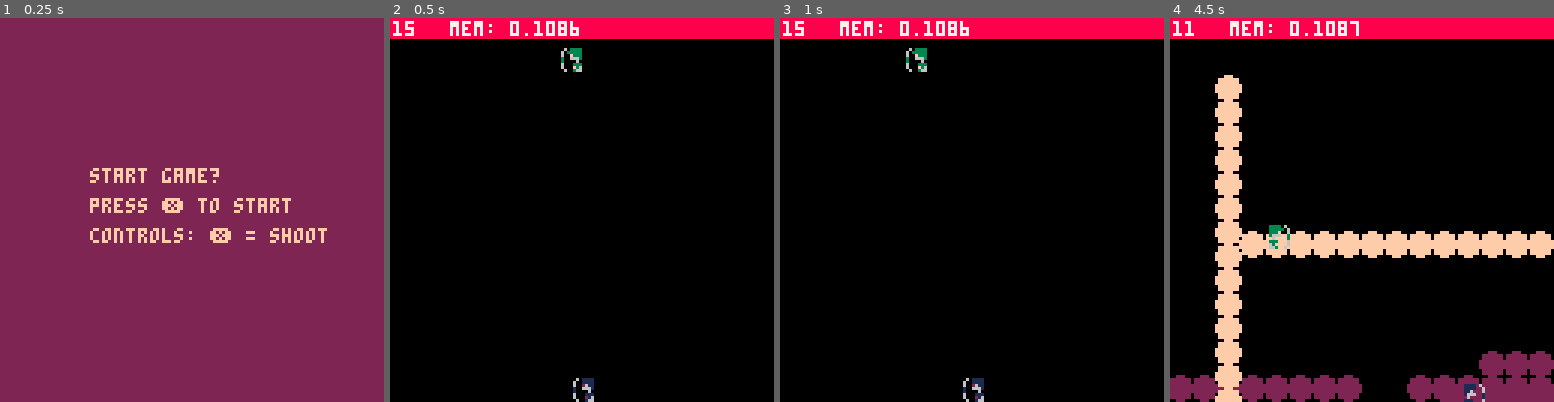
Above: before the commit, frames 1-4 (left to right).
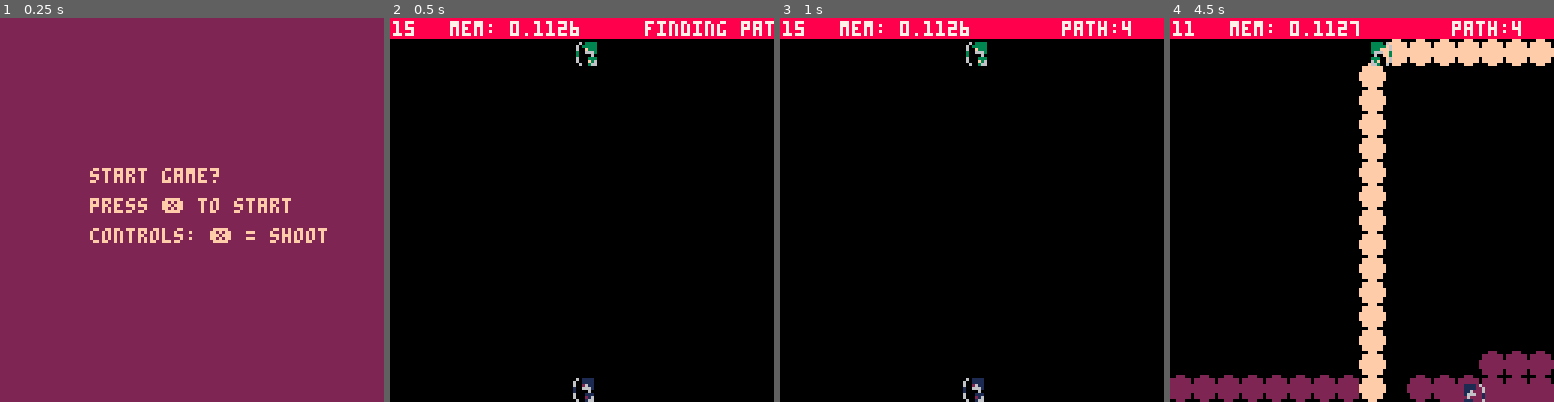
Above: after the commit, the same moments.

Repository: marcianoviereck/picogames
Game: PICO-8 cartridge pongpaint.p8
Same seed, same stepped clock (60 frames per second), same inputs: the game is played once before the commit and once after it.
Inputs:
- Up to frame 1 (0.25 s): no input
- Up to frame 2 (0.5 s): tap X (X key) at 0.33 s
- Up to frame 3 (1 s): no input
- Up to frame 4 (4.5 s): tap X (X key) at 1.07, 1.85, 2.97, 4.08 s; hold Right 1.6-2.1 s; hold Up 2.15-2.42 s; hold Right 2.47-3.03 s; hold Left 3.08-3.58 s; hold Down 3.63-3.97 s; hold Right from 4.02 s (still down)

Frame 1 is identical in both runs. In frame 2, 1.0% of the frame differs, in the area x 40-100%, y 0-15%; in frame 3, 0.8%; in frame 4, 17%, in the area x 11-100%, y 0-100%.

Commit message:
wip, pathing

Diff:
--- a/pongpaint.p8
+++ b/pongpaint.p8
@@ -1,6 +1,7 @@
 pico-8 cartridge // http://www.pico-8.com
 version 42
 __lua__
+--general functions --
 function _update()
 	if game_state == "playing" then
 		if time_left > 0 then
@@ -116,6 +117,7 @@
 	end
 end
 -->8
+-- game state and init --
 game_state = "menu" -- can be: menu, playing, game_over --
 
 	-- max mem = 2048 -- !
@@ -130,6 +132,18 @@
 	tile_size=4
 	shoot_cooldown_frames = 5
 	enemy_shoot_cooldown_frames = 50
+
+	arrows={}
+	ball = {
+		x = 62,
+		y = 62,
+		dx = 1,
+		dy = 1,
+		c = 0
+	}
+	level_tiles = {}
+	level_sprites = {}
+	build_level()
 
 	player = {
 		x = 63,
@@ -144,8 +158,8 @@
 		speed = 1
 	}
 	enemy={
-		x = 63,
-		y = 10,
+		x = 64,
+		y = 8,
 		direction = 0,
 		base_spr_index = 16,
 		current_animation=nil,
@@ -153,20 +167,18 @@
 		drawcolor = 3,
 		dead = false,
 		dead_timer = 100,
-		speed = 1
+		speed = 1,
+		actions = {
+			searching = true,
+			finding_path = false,
+			path = {},
+			state = "initial", -- painting, walking, shooting --
+			current_tile = level_tiles["16:2"],
+			target_tile = {}
+		}
 	}
 	characters = {enemy, player}
-	arrows={}
-	ball = {
-		x = 62,
-		y = 62,
-		dx = 1,
-		dy = 1,
-		c = 0
-	}
-	level_tiles = {}
-	level_sprites = {}
-	build_level()
+
 end
 
 function build_level()
@@ -197,7 +209,7 @@
 					character.x < level_tile.x + 8 and
 					character.y > level_tile.y and
 					character.y < level_tile.y + 8 then
-						--character_hit(enemy)
+						character_hit(enemy)
 				end
 			end
 		end
@@ -318,6 +330,7 @@
 end
 
 -->8
+-- arrow code --
 function shoot_arrow(character)
 	local dx = 0
  local dy = 0
@@ -356,9 +369,11 @@
 end
 
 function character_hit(character_hit)
-	character_hit.dead = true
-	sfx(3)
-	-- idea: blow character up and splash paint --
+	if not character_hit.dead then
+		character_hit.dead = true
+		sfx(3)
+		-- idea: blow character up and splash paint --
+		end
 end
 
 function draw_arrows()
@@ -403,25 +418,46 @@
 	end
 end
 -->8
-level_objs={
-	{
-		walls={
-			{
-				x = 10,
-				y = 10
-			},
-			{
-				x = 20,
-				y = 20
-			}
-		}
-	}
-}
+-- level objects --
+walls={}
+walls["10:10"] = 1
+walls["20:20"] = 1
+walls["30:30"] = 1
 -->8
+-- enemy code --
 function update_enemy()
 	if enemy.dead then
 		return
 	end
+
+	if enemy.actions.searching then
+	 local randomx = ceil(rnd(32) + 1)
+	 local randomy = ceil(rnd(32) + 1)
+
+	 local target_tile = level_tiles[randomx..":"..randomy]
+	 enemy.actions.path = {}
+	 enemy.actions.target_tile = target_tile
+	 enemy.actions.searching = false
+	 enemy.actions.finding_path = true
+	elseif enemy.actions.finding_path then
+		local current = enemy.actions.current_tile
+	 find_path(enemy.actions.target_tile)
+	end
+
+	if enemy.actions.state == "walking" then
+		local path = enemy.actions.target_tile_path
+		local tile = enemy.actions.target_tile
+		if path and #path > 1 then
+			walk_to_path(path, "following_path")
+		elseif enemy.actions.target_tile then
+			walk_to(tile, "searching")
+		else
+			enemy.actions.state = "searching"
+		end
+	elseif enemy.actions.state == "painting" then
+	elseif enemy.actions.state == "shooting" then
+	end
+
  enemy_shoot_cooldown_frames -= 1
  if enemy_shoot_cooldown_frames <= 0 then
  	enemy_shoot_cooldown_frames = rnd(40) + 40
@@ -433,32 +469,90 @@
  	enemy.direction = dir_to_player
  	shoot_arrow(enemy)
  end
-
- local speed = enemy.speed
-
-	if enemy.direction == 0 then
-		enemy.x -= speed
-	elseif enemy.direction == 2 then
-		enemy.x += speed
-	elseif enemy.direction == 1 then
-		enemy.y -= speed
-	elseif enemy.direction == 3 then
-		enemy.y += speed
-	end
-
-	if enemy.x < 2 then
-		enemy.x += speed
-		enemy.direction = 2
-	elseif enemy.x > 120 then
-		enemy.x -= speed
-		enemy.direction = 0
-	elseif enemy.y < 2 then
-		enemy.y += speed
-		enemy.direction = 3
-	elseif enemy.y > 120 then
-		enemy.y -= speed
-		enemy.direction = 1
-	end
+end
+
+function walk_to_path(path)
+ local first = path[1]
+ walk_to(first, "")
+
+end
+
+function walk_to(tile, state_on_finish)
+	local dist_x = tile.x - enemy.x
+	local dist_y = tile.y - enemy.y
+	local dist = calc_distance(dist_x, dist_y)
+	local speed = enemy.speed
+	local move_amount = 0
+
+	if abs(dist) > speed then
+		if dist_x > speed then
+			enemy.x += enemy.speed
+			move_amount += enemy.speed
+		elseif dist_x < speed then
+			enemy.x -= enemy.speed
+		 move_amount += enemy.speed
+		end
+
+		if dist_y > speed then
+			enemy.y += enemy.speed
+			move_amount += enemy.speed
+		elseif dist_y < speed then
+			enemy.y -= enemy.speed
+			move_amount += enemy.speed
+		end
+
+		-- temp .. --
+		if dist < 1.6 then
+			-- done --
+			enemy.actions.state = state_on_finish
+		end
+	end
+end
+
+function find_path(target_tile)
+	debug_text = "finding path.."..#enemy.actions.path
+	local current_tile = enemy.actions.current_tile
+	local closest_tile = closest_neighbour(current_tile, target_tile)
+	if closest_tile == target_tile then
+		-- done --
+		enemy.actions.finding_path = false
+	 debug_text = "path:"..#enemy.actions.path..""
+
+	else
+		add(enemy.actions.path, closest_tile)
+		--debug_text = closest_tile.x..":"..closest_tile.y
+		enemy.actions.current_tile = closest_tile
+	end
+end
+
+function closest_neighbour(current_tile, target_tile)
+	local closest_dist = 999
+	local closest_tile = target_tile
+
+	local current_tile_x = ceil(current_tile.x / tile_size)
+	local current_tile_y = ceil(current_tile.y / tile_size)
+	local target_tile_x = target_tile.x / tile_size
+	local target_tile_y = target_tile.y / tile_size
+
+	for x = current_tile_x - 1, current_tile_x + 2 do
+		for y = current_tile_y - 1, current_tile_y + 2 do
+			if x > 0 and x < map_size
+				and y > 0 and y < map_size then
+					local dist_x = target_tile_x - x
+					local dist_y = target_tile_y - y
+					local dist = calc_distance(dist_x, dist_y)
+					if dist < closest_dist then
+						closest_dist = dist
+						closest_tile = level_tiles[x..":"..y]
+					end
+			end
+		end
+	end
+	return closest_tile
+end
+
+function calc_distance(dist_x, dist_y)
+ return sqrt((dist_x*dist_x) + (dist_y*dist_y))
 end
 __gfx__
 01111100001111100111100006000000066116600000000000000000000000000000000000000000000000000000000000000000000000000000000000000000
